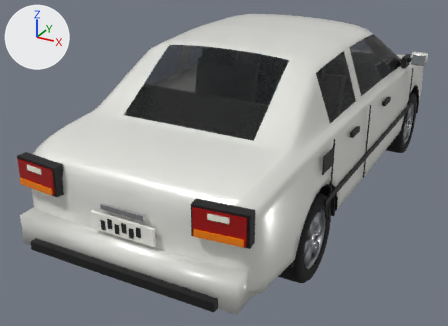
What one commit did to the Blender file blender/veh/veh_berline.blend.
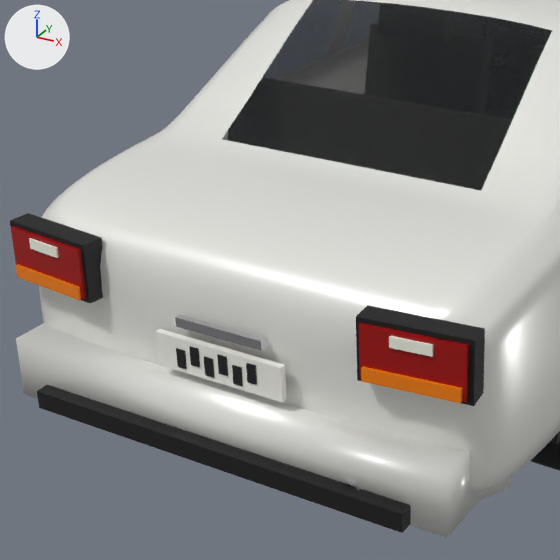
Old and new are each drawn whole from a 50 mm lens placed at (1.99, -4.6, 2.37), pointed at (-0.32, -0.39, 0.27) and again close up on the part from 3% to 65% of the width and 14% to 100% of the height. The axes (+X, +Y, +Z) are drawn at upper left. The lights are the same throughout. The older version's two pictures come first.

Names of what the first close-up shows: 'veh_berline_caisse', 'veh_berline_details' and 1 more.
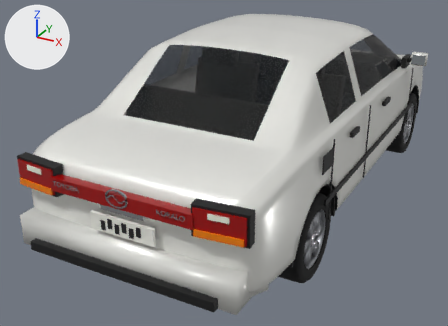
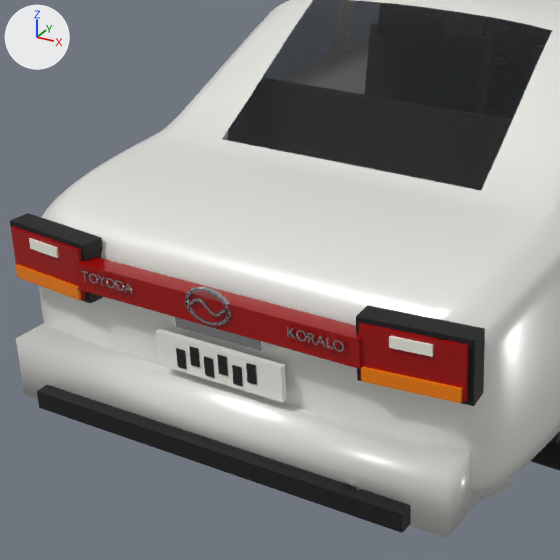
What changed in the scene script:
```text
Change me_veh_berline_details:
    used by ob_veh_berline_details; parent = ob_veh_berline; location = (0.0, 0.0, 0.0)
    remove me_veh_berline_details.from_pydata(...)  # 1028 vertices, 763 faces; spans x -0.98..0.98, y -2.28..2.29, z 0.3..1.07
    add me_veh_berline_details.from_pydata(...)  # 1460 vertices, 1087 faces; spans x -0.98..0.98, y -2.28..2.29, z 0.3..1.07
    me_veh_berline_details part 1: 224 vertices added at x -0.49..0.49, y -2.22..-2.15, z 0.76..0.87
    other edits to the shape of me_veh_berline_details do not show in these pictures
Add me_txt_koralo:
    me_txt_koralo.from_pydata(...)  # 1256 vertices, 934 faces; spans x -0.088..0.089, y 0.0..0.031, z -0.002..0.002
    me_txt_koralo.materials.append(mat_mat_chrome)  # light grey #ccccd1
Add me_txt_toyoda:
    me_txt_toyoda.from_pydata(...)  # 1096 vertices, 814 faces; spans x -0.095..0.096, y 0.0..0.031, z -0.002..0.002
    me_txt_toyoda.materials.append(mat_mat_chrome)  # light grey #ccccd1
Add ob_lettrage_koralo:
    ob_lettrage_koralo = bpy.data.objects.new('lettrage_KORALO', me_txt_koralo)
    ob_lettrage_koralo.parent = ob_veh_berline
    ob_lettrage_koralo.location = (0.359, -2.22, 0.8)
    ob_lettrage_koralo.rotation_euler = (1.571, 0.0, 0.0)  # degrees (90, 0, 0)
Add ob_lettrage_toyoda:
    ob_lettrage_toyoda = bpy.data.objects.new('lettrage_TOYODA', me_txt_toyoda)
    ob_lettrage_toyoda.parent = ob_veh_berline
    ob_lettrage_toyoda.location = (-0.359, -2.22, 0.8)
    ob_lettrage_toyoda.rotation_euler = (1.571, 0.0, 0.0)  # degrees (90, 0, 0)
```

What differs and where, as boxes [x1, y1, x2, y2] in the close-ups (560 x 560 px):
'lettrage_KORALO', added: after [287, 326, 345, 351]
'lettrage_TOYODA', added: after [81, 270, 134, 294]
part 1 of me_veh_berline_details, added: after [75, 257, 362, 369]
